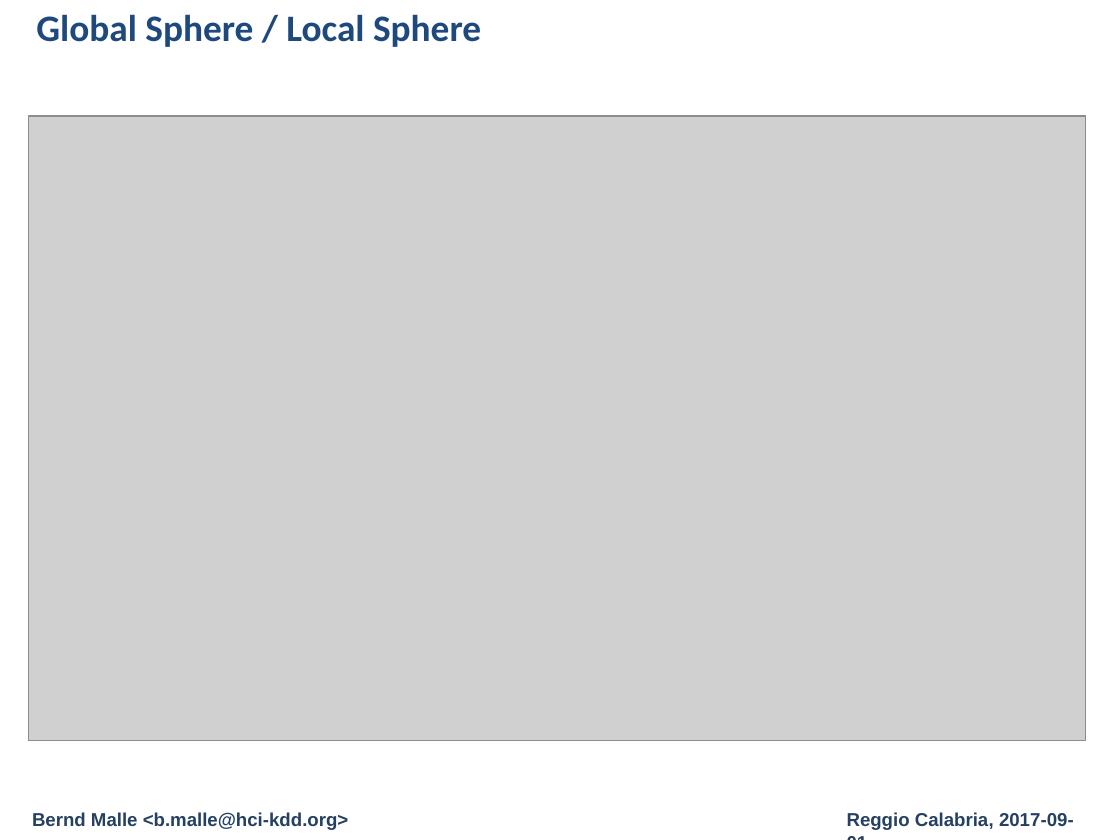
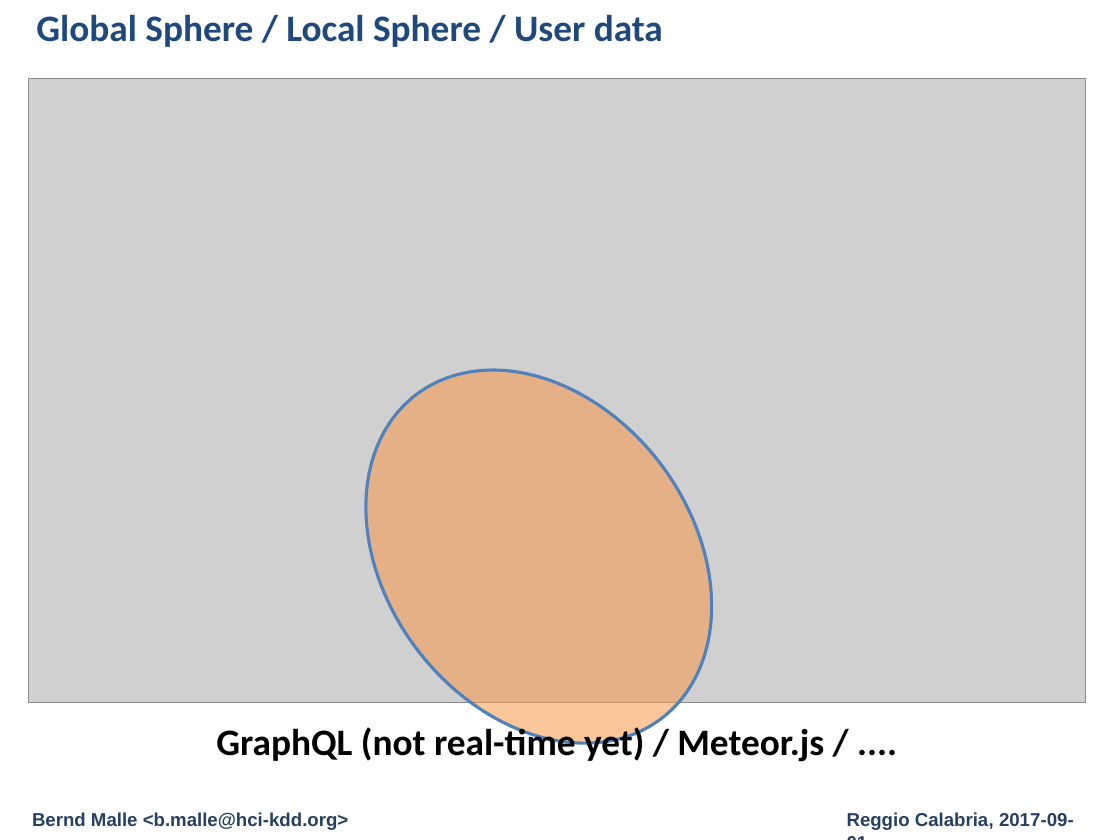
Before and after one commit to cassinius/phd-presentations, a slide deck: slide 11 of 2017/CD-MAKE_2017/Fed/Federated_Learning_Local_Sphere.pptx (slide 9 before the commit). Drawn at 1120x840 pixels with LibreOffice and Linux fonts; fonts in the diff are those of the drawing; grey boxes stand for pictures; background and template pictures are left out. Boxes give left, top, right and bottom in pixels: in the first picture for what was removed or moved away, otherwise in the second. Text is boxed around its words. In the diff, an @@ line names an element or a change of style, - is before the commit and + after.

Commit message:
finished Fed presentation

```diff
--- a/2017/CD-MAKE_2017/Fed/Federated_Learning_Local_Sphere.pptx
+++ b/2017/CD-MAKE_2017/Fed/Federated_Learning_Local_Sphere.pptx
@@ title at (36,14,663,47): text changed @@
-Global Sphere / Local Sphere
+Global Sphere / Local Sphere / User data
@@ picture: place and size @@
-picture at (28,116,1085,740)
+picture at (28,78,1085,702)
@@ ellipse added at (294,303,783,812), fill #F79646 at 54% opacity, outline #4F81BD 2 pt @@
@@ text added at (216,724,824,765), 24 pt, text #000000, bold @@
+GraphQL (not real-time yet) / Meteor.js / ....
```
Also in this commit, not shown: 3 other slides changed, 4 slides added, 5 other files.
